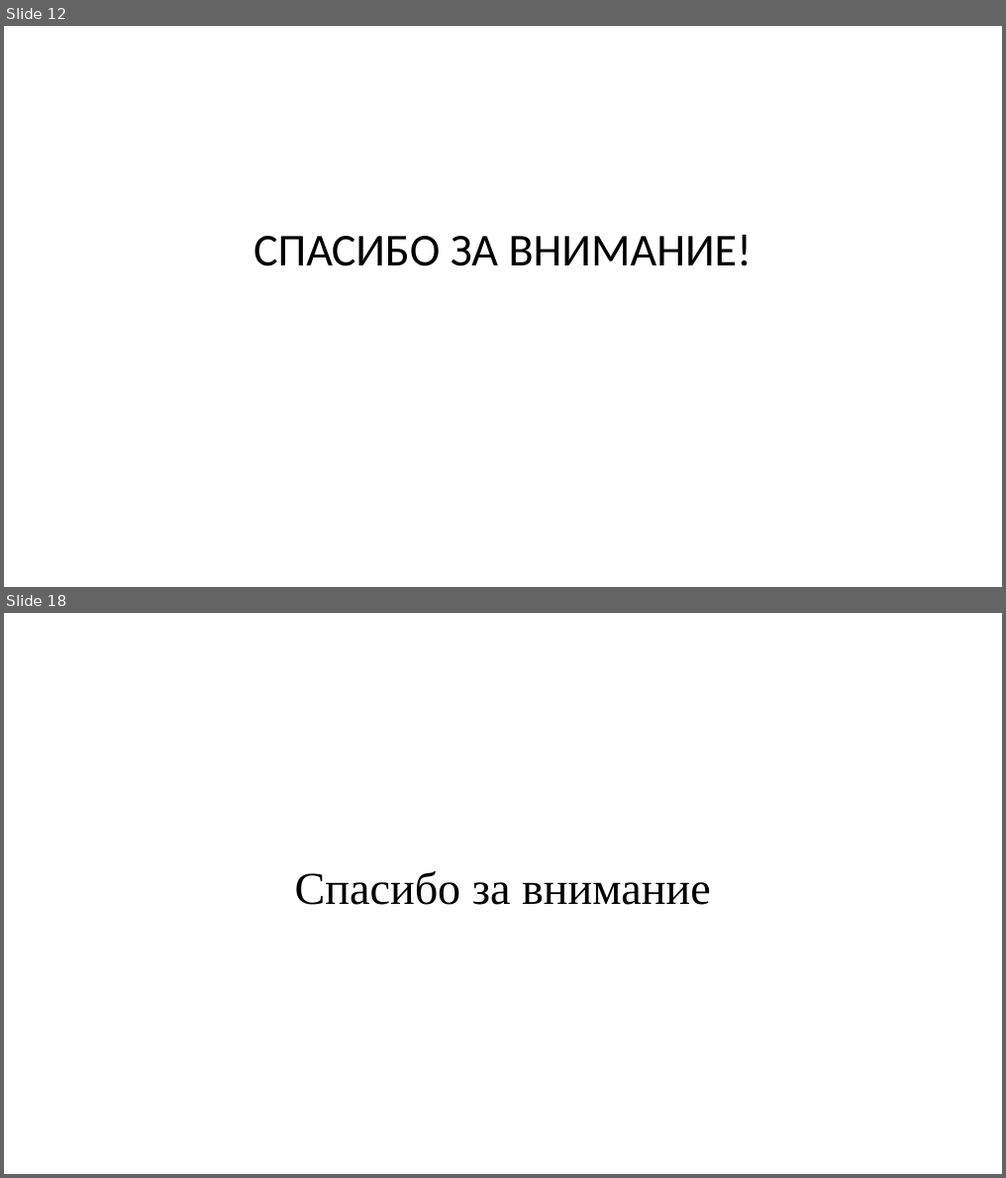
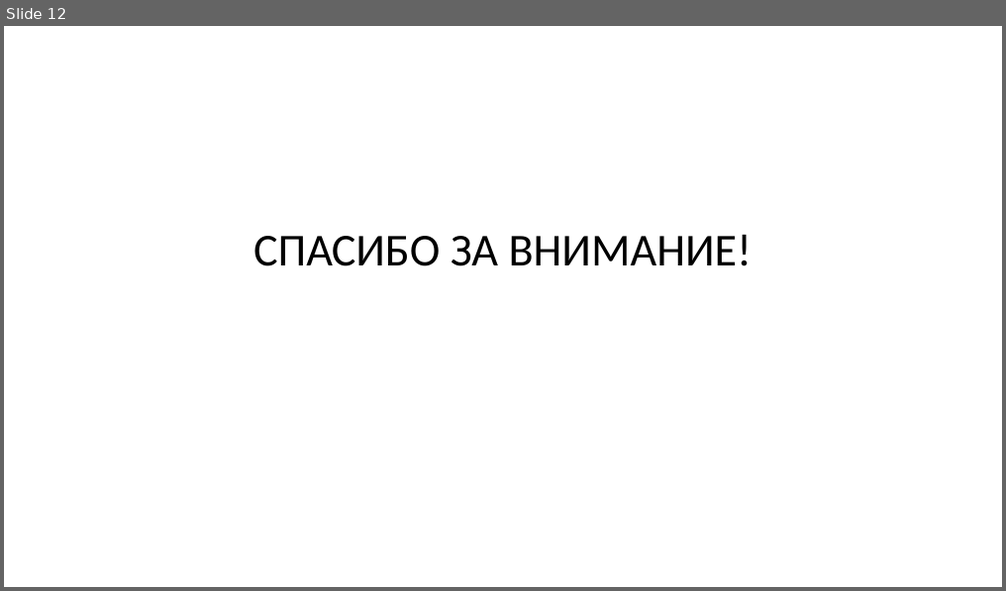
Before and after one commit to Wideweb/-digital-psychology-docs, a slide deck: Алькевич А.С/Презентация.pptx. Shown one above the other, each under a label of ours: slides 12 and 18 before the commit, slide 12 after it; the slides between them are not shown. The pictures are 1006x1178 and 1006x591 pixels, drawn with LibreOffice and Linux fonts; fonts in the diff are those of the drawing. Boxes give left, top, right and bottom in pixels: in the first picture for what was removed or moved away, otherwise in the second. Text is boxed around its words. In the diff, an @@ line names an element or a change of style, - is before the commit and + after.

```diff
--- a/Алькевич А.С/Презентация.pptx
+++ b/Алькевич А.С/Презентация.pptx
@@ slide 18 removed at (4, 613, 1002, 1174), background #FFFFFF @@
@@ title removed at (295, 871, 711, 905) @@
-Спасибо за внимание
```
Also in this commit, not shown: 3 slides changed, 5 other slides removed, 7 other files.
